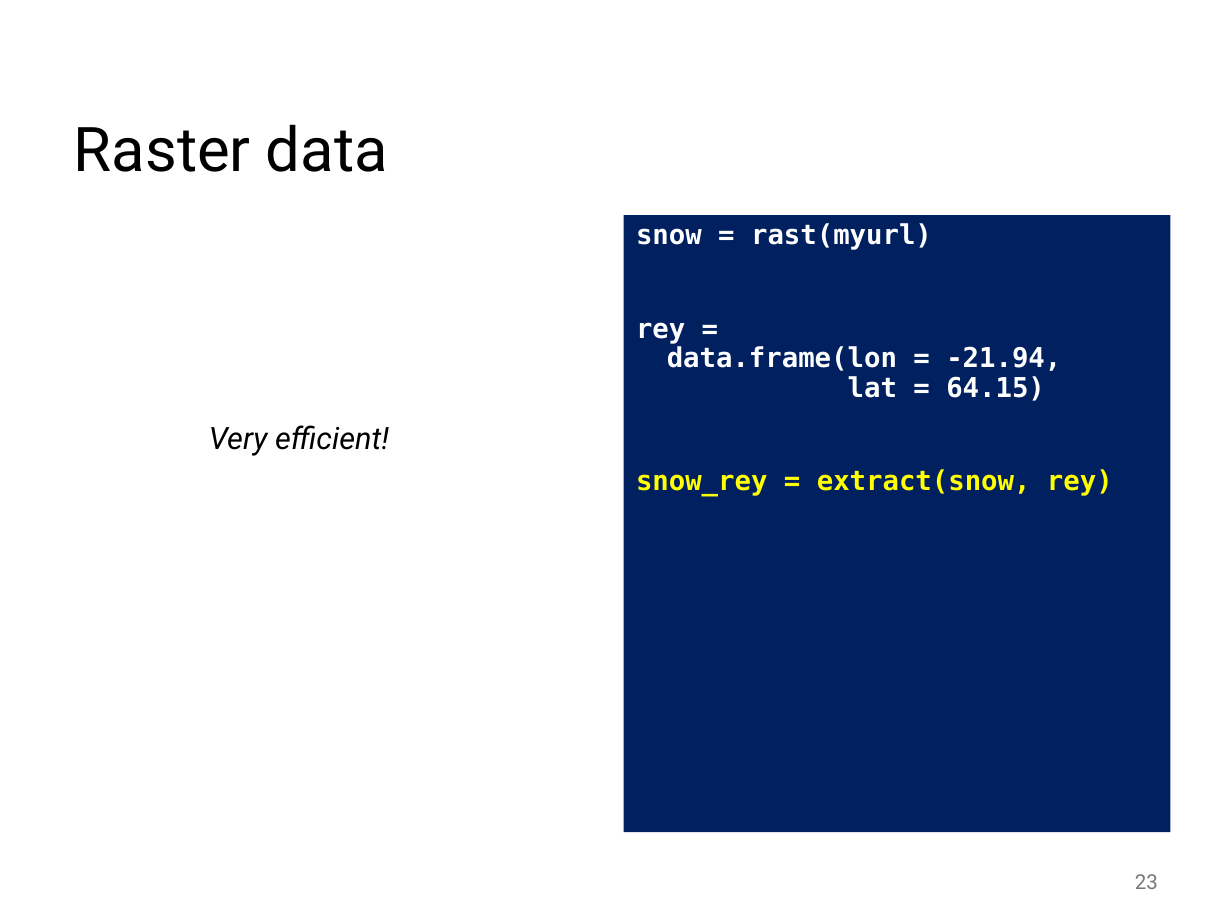
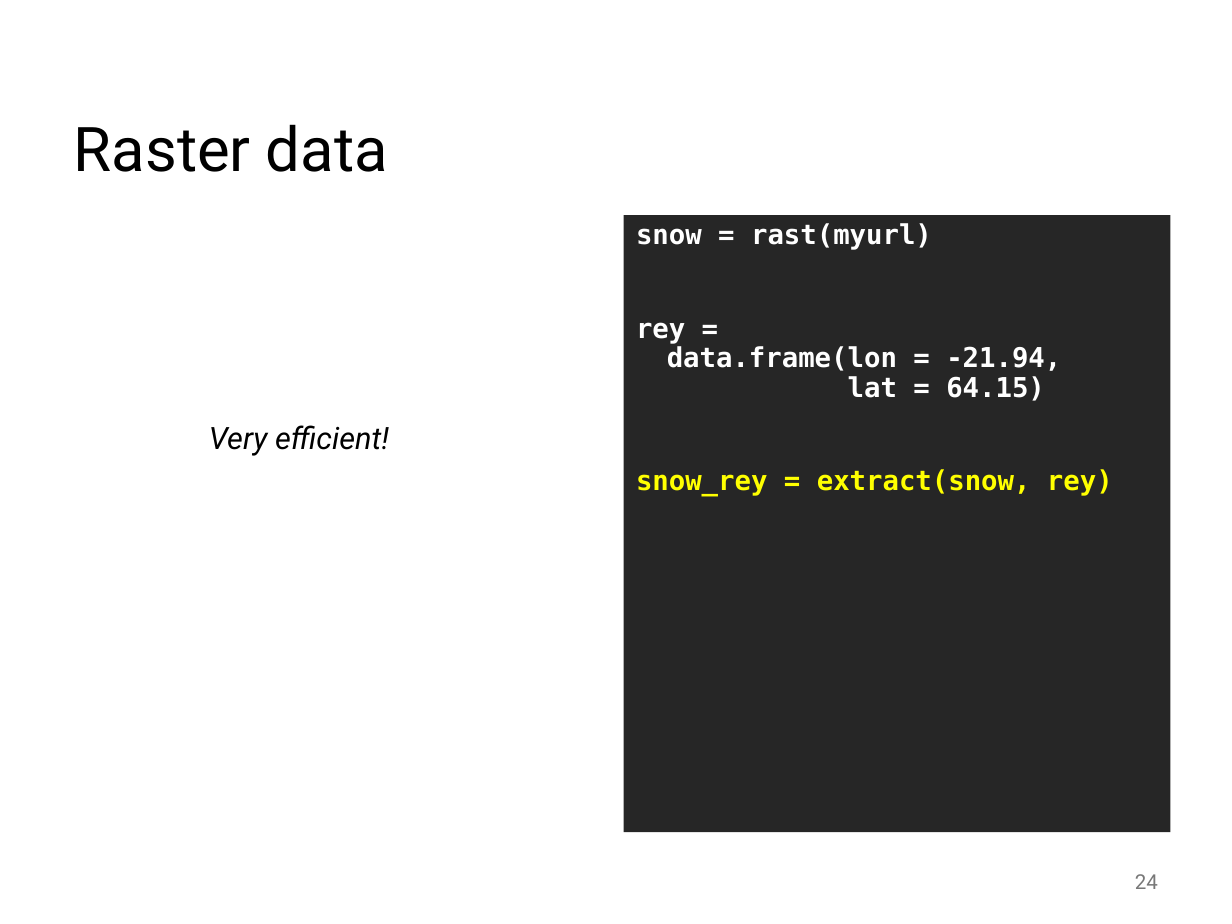
Before and after one commit to abuabara/abuabara.github.io, a slide deck: slide 24 of DAEN489S26/week10_slides.pptx (slide 23 before the commit). Drawn at 1232x924 pixels with LibreOffice and Linux fonts; fonts in the diff are those of the drawing. Boxes give left, top, right and bottom in pixels: in the first picture for what was removed or moved away, otherwise in the second. Text is boxed around its words. In the diff, an @@ line names an element or a change of style, - is before the commit and + after.

```diff
--- a/DAEN489S26/week10_slides.pptx
+++ b/DAEN489S26/week10_slides.pptx
@@ text "snow = rast(myurl)" at (x1=623, y1=216, x2=1170, y2=833): fill #002060 to #262626 @@
@@ page number at (x1=1135, y1=874, x2=1158, y2=889): text changed @@
-23
+24
```
Also in this commit, not shown: 12 other slides changed, 1 slide added, 1 other file.
